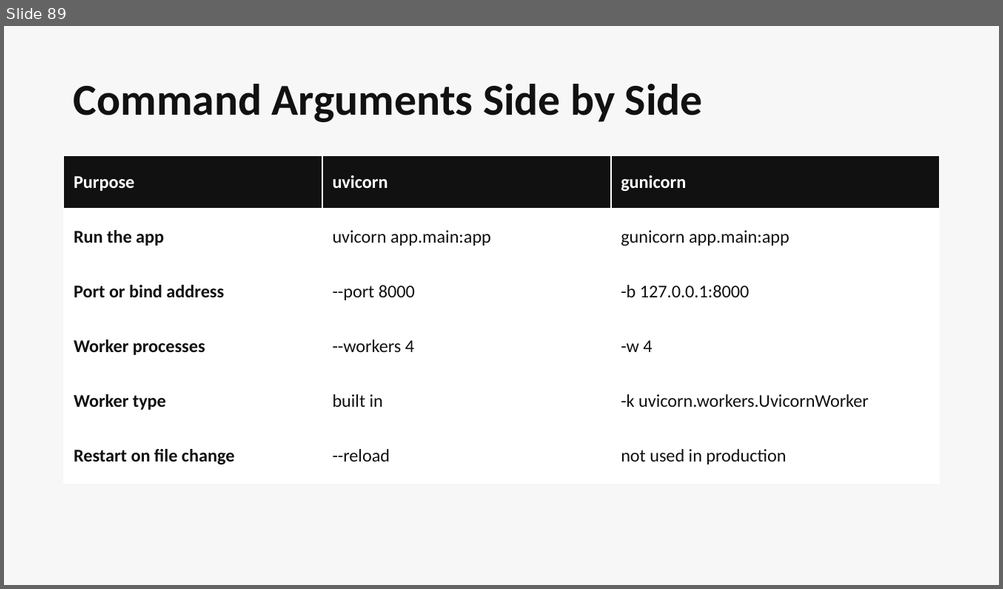
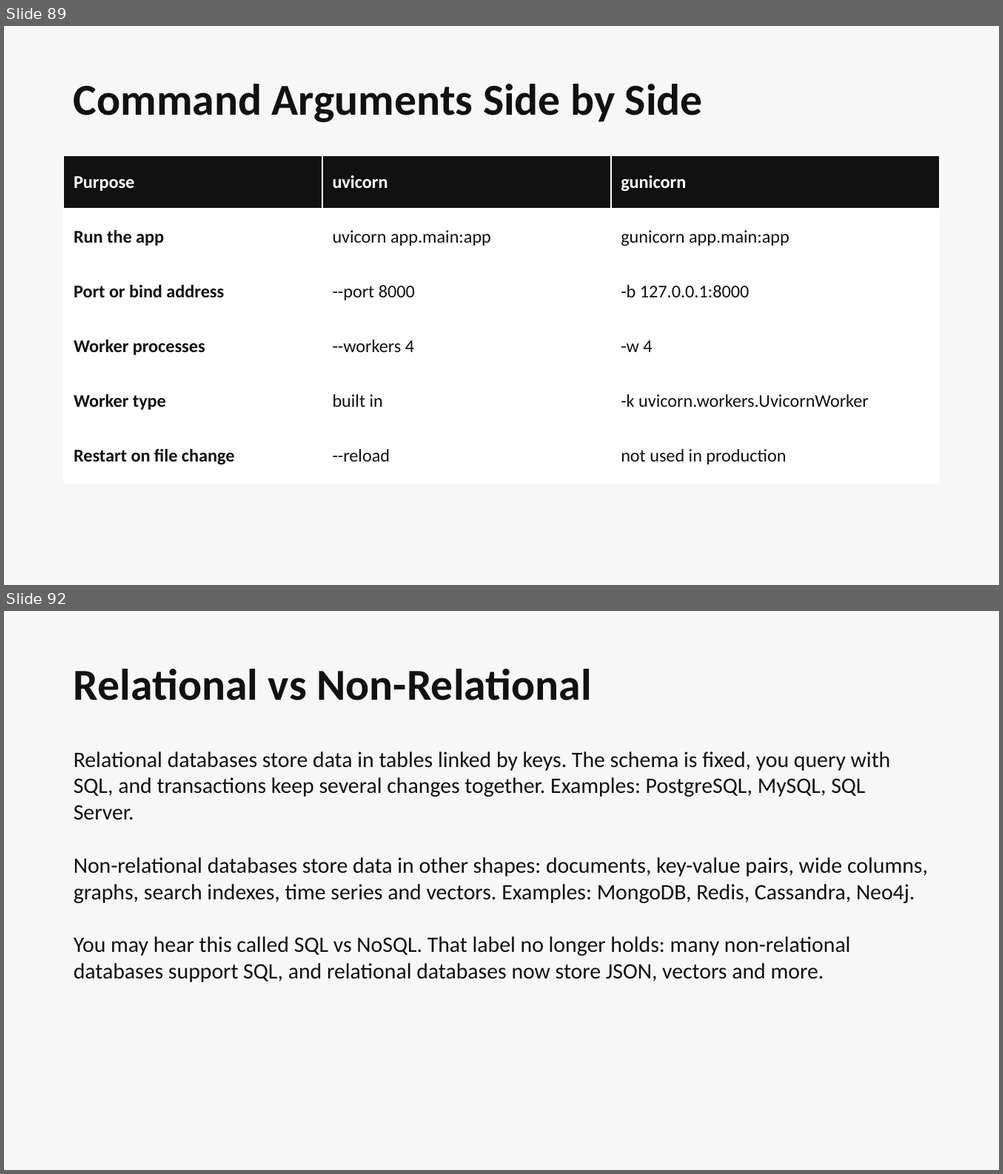
Before and after one commit to tusharvaswani714/backend-course, a slide deck: backend-course.pptx. Shown one above the other, each under a label of ours: slide 89 before the commit, slides 89 and 92 after it; the slides between them are not shown. The pictures are 1003x589 and 1003x1174 pixels, drawn with LibreOffice and Linux fonts; fonts in the diff are those of the drawing. Boxes give left, top, right and bottom in pixels: in the first picture for what was removed or moved away, otherwise in the second. Text is boxed around its words. In the diff, an @@ line names an element or a change of style, - is before the commit and + after.

```diff
--- a/backend-course.pptx
+++ b/backend-course.pptx
@@ slide 92 added at <box>4,611,999,1170</box>, background #F7F7F7 @@
@@ text added at <box>74,669,591,701</box>, 32 pt, text #111111, bold @@
+Relational vs Non-Relational
@@ text added at <box>74,752,928,982</box>, 16 pt, text #111111 @@
+Relational databases store data in tables linked by keys. The schema is fixed, you query with SQL, and transactions keep several changes together. Examples: PostgreSQL, MySQL, SQL Server.
+Non-relational databases store data in other shapes: documents, key-value pairs, wide columns, graphs, search indexes, time series and vectors. Examples: MongoDB, Redis, Cassandra, Neo4j.
+You may hear this called SQL vs NoSQL. That label no longer holds: many non-relational databases support SQL, and relational databases now store JSON, vectors and more.
```
Also in this commit, not shown: 1 slide changed, 70 other slides added, 2 other files.
